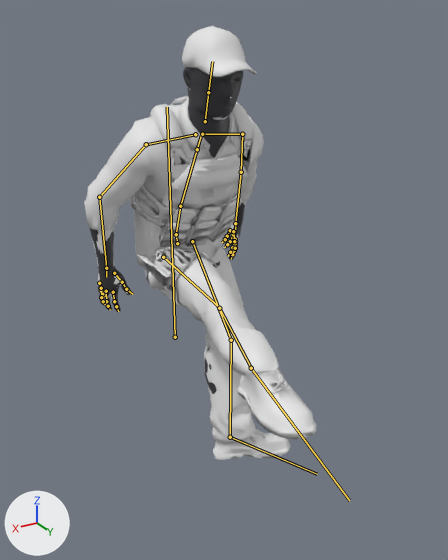
Renders of the glTF model client/public/models/character_high.glb from each side of a commit.
Before and after are seen from a camera (50 mm lens) standing at (1.033, 2.13, 1.279) and looking at (0.025, 0.45, 0.439). The lights are fixed; the arrows at lower left show +X, +Y and +Z. The first picture is the older version. Both versions are drawn at frame 17 of the action 'crouch_idle'; the numbers are the values there. The bones that bend it are drawn over the model as lines.

In view in the first picture: 'char_defender', 'char_ghost'.
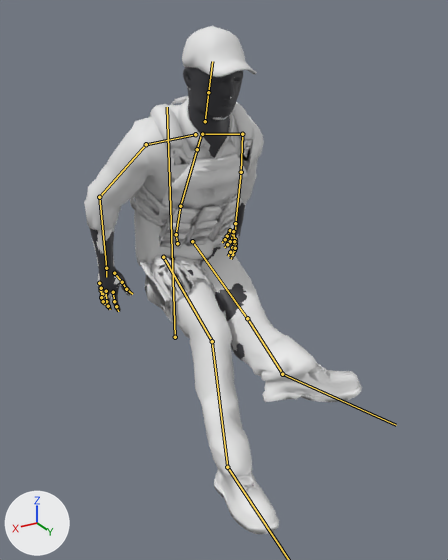
Pixel boxes [x1, y1, x2, y2] of what changed, in the pictures (448 x 560 px):
'char_defender', posed (20% wider, 17% taller)
    before: [84, 26, 316, 460]
    after: [84, 26, 362, 535]
bone 'UpperLeg.L', root to tip
    before: (192, 241) to (231, 339)
    after: (192, 241) to (247, 318)
bone 'LowerLeg.L', root to tip
    before: (231, 340) to (230, 436)
    after: (247, 318) to (282, 373)
bone 'Foot.L', root to tip
    before: (230, 437) to (317, 474)
    after: (282, 374) to (396, 425)
bone 'UpperLeg.R', root to tip
    before: (163, 257) to (219, 307)
    after: (163, 257) to (212, 341)
bone 'LowerLeg.R', root to tip
    before: (219, 308) to (251, 367)
    after: (212, 341) to (227, 466)

Patch to the scene script:
```diff
--- a/client/public/models/character_high.glb.py
+++ b/client/public/models/character_high.glb.py
@@ bone_upperleg_l @@
 bone_upperleg_l = bpy.data.objects['Armature'].pose.bones['UpperLeg.L']  # child of 'Hips'
-bone_upperleg_l.rotation_quaternion = (-0.938, -0.228, 0.196, 0.174)  # degrees (31, -17, -26)
+bone_upperleg_l.rotation_quaternion = (-0.839, -0.408, 0.167, 0.319)  # degrees (52, -1, -42)
@@ bone_lowerleg_l @@
 bone_lowerleg_l = bpy.data.objects['Armature'].pose.bones['LowerLeg.L']  # child of 'UpperLeg.L'
-bone_lowerleg_l.rotation_quaternion = (0.979, -0.179, 0.028, 0.092)  # degrees (-20, 5, 10)
+bone_lowerleg_l.rotation_quaternion = (0.948, 0.108, 0.119, -0.273)  # degrees (8, 17, -31)
@@ bone_foot_l @@
 bone_foot_l = bpy.data.objects['Armature'].pose.bones['Foot.L']  # child of 'LowerLeg.L'
-bone_foot_l.rotation_quaternion = (0.982, -0.049, 0.062, 0.169)  # degrees (-4, 8, 19)
+bone_foot_l.rotation_quaternion = (0.626, -0.428, 0.45, 0.472)  # degrees (-26, 75, 54)
@@ bone_upperleg_r @@
 bone_upperleg_r = bpy.data.objects['Armature'].pose.bones['UpperLeg.R']  # child of 'Hips'
-bone_upperleg_r.rotation_quaternion = (0.747, 0.623, 0.16, -0.169)  # degrees (79, 27, -3)
+bone_upperleg_r.rotation_quaternion = (0.846, 0.483, 0.176, -0.143)  # degrees (58, 26, -5)
@@ bone_lowerleg_r @@
 bone_lowerleg_r = bpy.data.objects['Armature'].pose.bones['LowerLeg.R']  # child of 'UpperLeg.R'
-bone_lowerleg_r.rotation_quaternion = (0.963, 0.126, 0.187, -0.151)  # degrees (12, 23, -15)
+bone_lowerleg_r.rotation_quaternion = (0.976, -0.186, 0.056, -0.096)  # degrees (-22, 4, -12)
@@ bone_foot_r @@
 bone_foot_r = bpy.data.objects['Armature'].pose.bones['Foot.R']  # child of 'LowerLeg.R'
-bone_foot_r.rotation_quaternion = (0.617, -0.751, -0.057, 0.23)  # degrees (-98, 16, 23)
+bone_foot_r.rotation_quaternion = (0.919, -0.366, 0.034, 0.142)  # degrees (-42, 10, 14)
```
